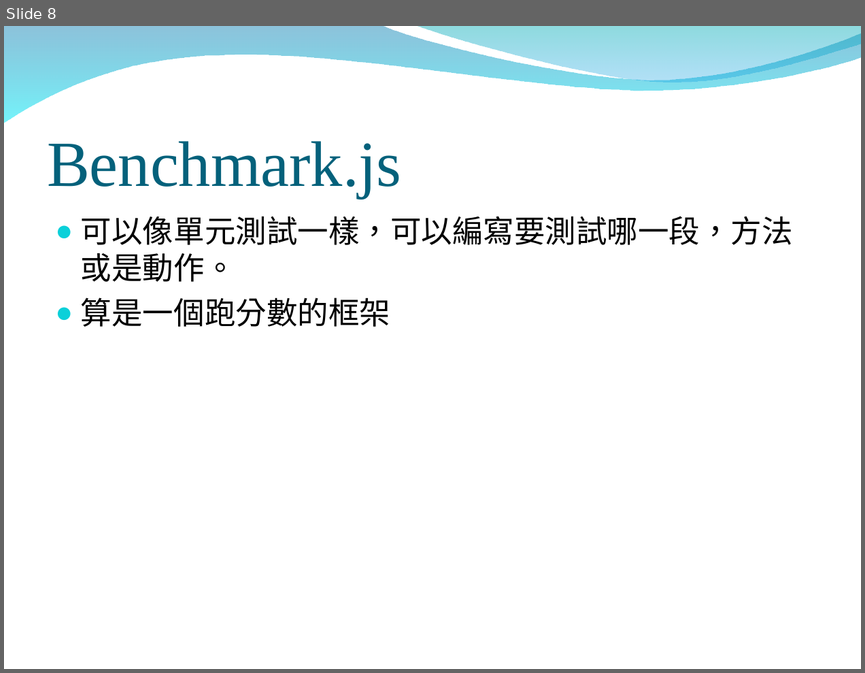
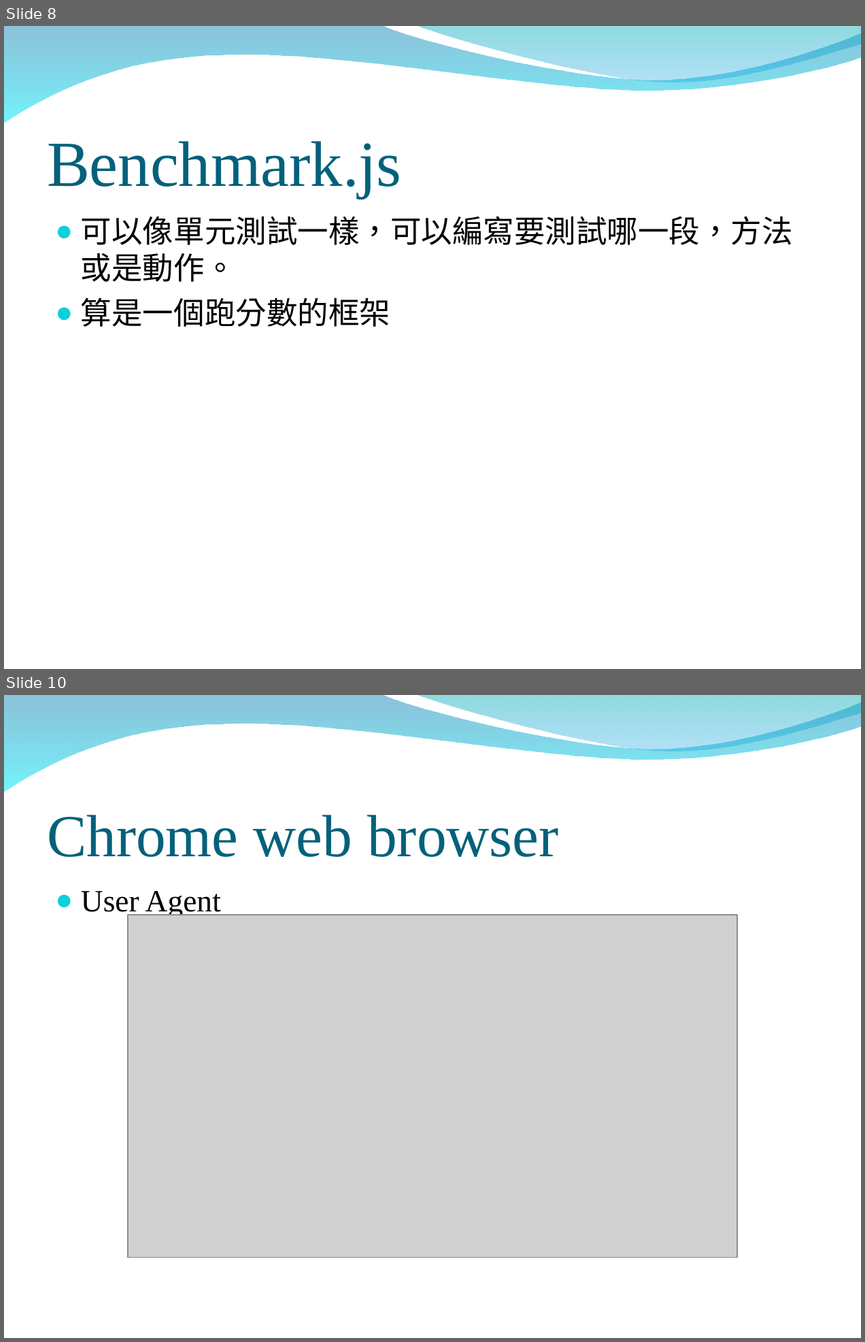
Before and after one commit to peter279k/regular_meeting, a slide deck: benchmarkJS.ppt. Shown one above the other, each under a label of ours: slide 8 before the commit, slides 8 and 10 after it; the slides between them are not shown. The pictures are 865x673 and 865x1342 pixels, drawn with LibreOffice and Linux fonts; fonts in the diff are those of the drawing; grey boxes stand for pictures; background and template pictures are left out. Boxes give left, top, right and bottom in pixels: in the first picture for what was removed or moved away, otherwise in the second. Text is boxed around its words. In the diff, an @@ line names an element or a change of style, - is before the commit and + after.

```diff
--- a/benchmarkJS.ppt
+++ b/benchmarkJS.ppt
@@ slide 10 added at box(4, 695, 861, 1338), background picture (left out); not listed: 2 template elements that a slide beside it also shows @@
@@ title added at box(47, 815, 559, 857), 50 pt, text #04617B @@
+Chrome web browser
@@ text added at box(81, 891, 221, 917), 26 pt, text #000000 @@
+● User Agent
@@ picture added at box(127, 915, 736, 1257) @@
```
Also in this commit, not shown: 6 other slides added.
